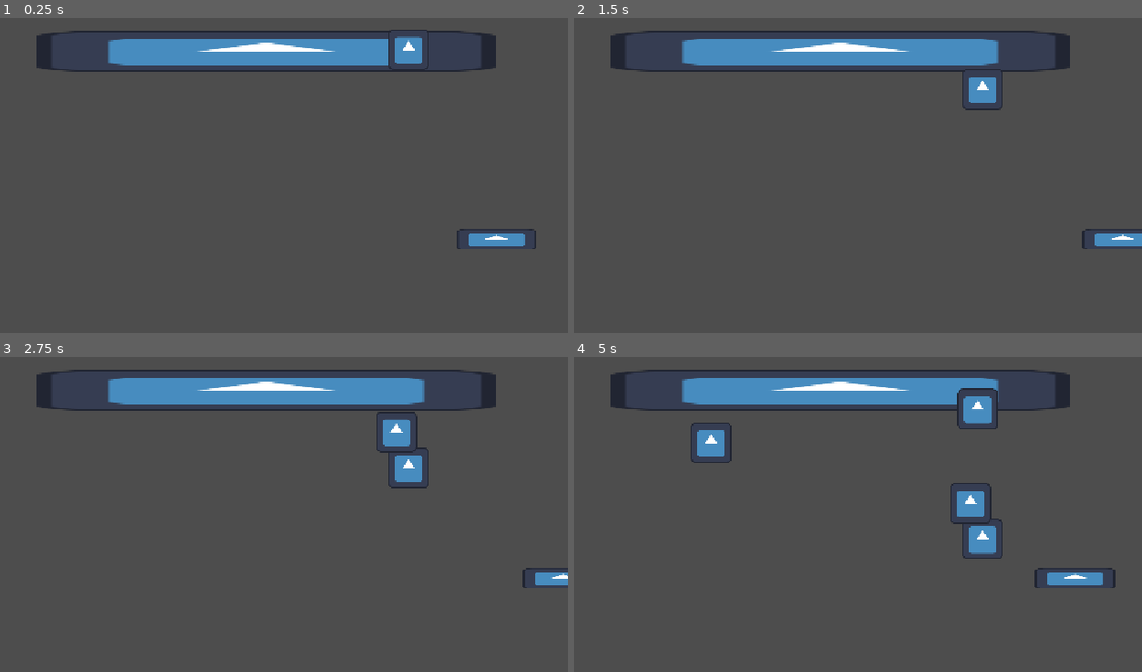
Above: before the commit, frames 1-4 (two rows, left to right).
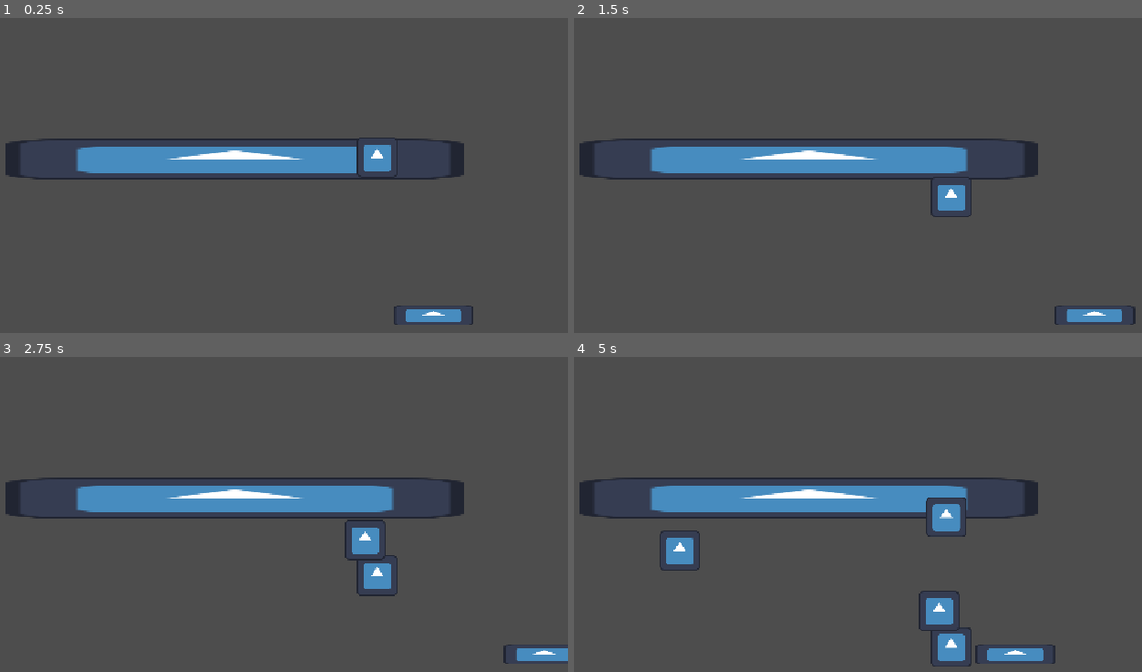
Above: after the commit, the same moments.

Repository: KoaiLamg/catching-game
Game: Godot game, scene res://Màn hình chơi game.tscn
Two runs of this game, one before a commit and one after it. Both use one fixed random seed, a clock stepped at 60 frames per second and the inputs below. The engine's default icon, where the game draws it, is replaced by a stand-in: a white triangle on a blue panel in a dark square.
Inputs:
- Up to frame 1 (0.25 s): no input
- Up to frame 2 (1.5 s): hold D (move_right_catching_game) 0.53-1.28 s; hold A (move_left_catching_game) from 1.28 s (still down)
- Up to frame 3 (2.75 s): release A (move_left_catching_game) at 2.03 s; hold D (move_right_catching_game) from 2.03 s (still down)
- Up to frame 4 (5 s): release D (move_right_catching_game) at 3.53 s; hold A (move_left_catching_game) from 3.53 s (still down)

The runs differ from the first frame. In frame 1, 13% of the frame differs, in the area x 0-95%, y 3-98%; in frame 2, 14%; in frame 3, 15%; in frame 4, 17%, in the area x 0-96%, y 4-99%.

Commit message:
Kiểm thử thuật toán tối ưu

Diff:
--- a/Màn hình chơi game.tscn
+++ b/Màn hình chơi game.tscn
@@ -9,7 +9,7 @@
 position = Vector2(727, 593)
 
 [node name="Bo roi ngau nhien" parent="." unique_id=1707146006 instance=ExtResource("2_w7xkx")]
+position = Vector2(100, 100)
 
 [node name="Camera2D" type="Camera2D" parent="." unique_id=386399931]
-position = Vector2(-199, 240)
 zoom = Vector2(0.5, 0.5)
--- a/bộ_rơi_ngẫu_nhiên.gd
+++ b/bộ_rơi_ngẫu_nhiên.gd
@@ -31,7 +31,7 @@
 	print("Random X:", random_x)
 	print("Random Y:", random_y)
 """
-func spawn_item():
+"""func spawn_item():
 	var item = item_scene.instantiate()
 	print(item.position)
 	print(item.global_position)
@@ -46,4 +46,15 @@
 	add_child(item)
 	print(item.position)
 	print(item.global_position)
-	print(item.get_parent())
+	print(item.get_parent())"""
+func spawn_item():
+	var item = item_scene.instantiate()
+	var shape = $SpawnArea/RandomKid.shape as RectangleShape2D
+	var half = shape.size * 0.5
+
+	item.position = $SpawnArea.position + Vector2(
+		randf_range(-half.x, half.x),
+		randf_range(-half.y, half.y)
+	)
+
+	add_child(item)
--- a/mồm.gd
+++ b/mồm.gd
@@ -1,7 +1,7 @@
 extends CharacterBody2D
 
 
-const SPEED = 300.0
+const SPEED = 500
 
 
 func _physics_process(_delta: float) -> void:
